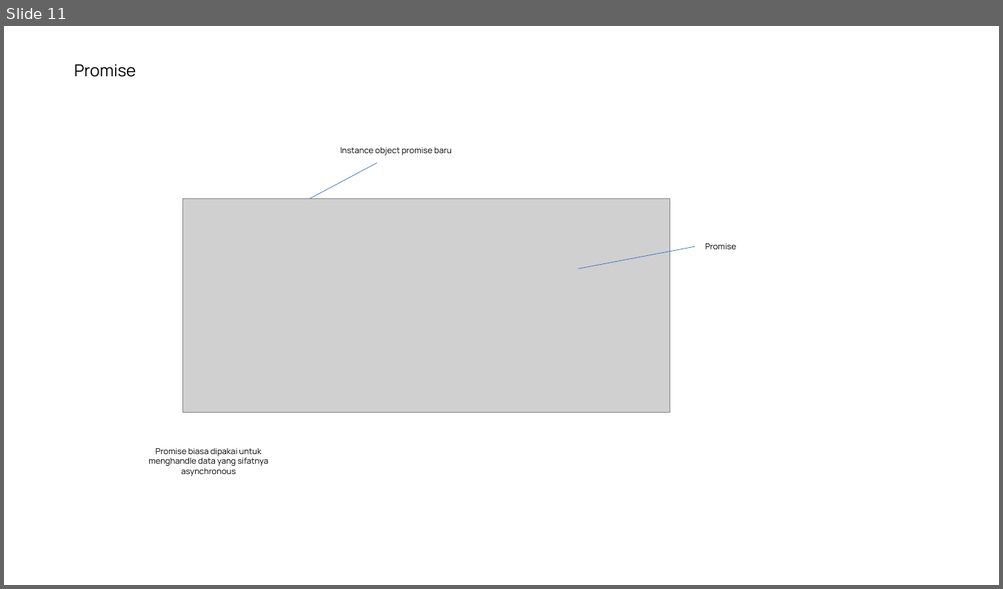
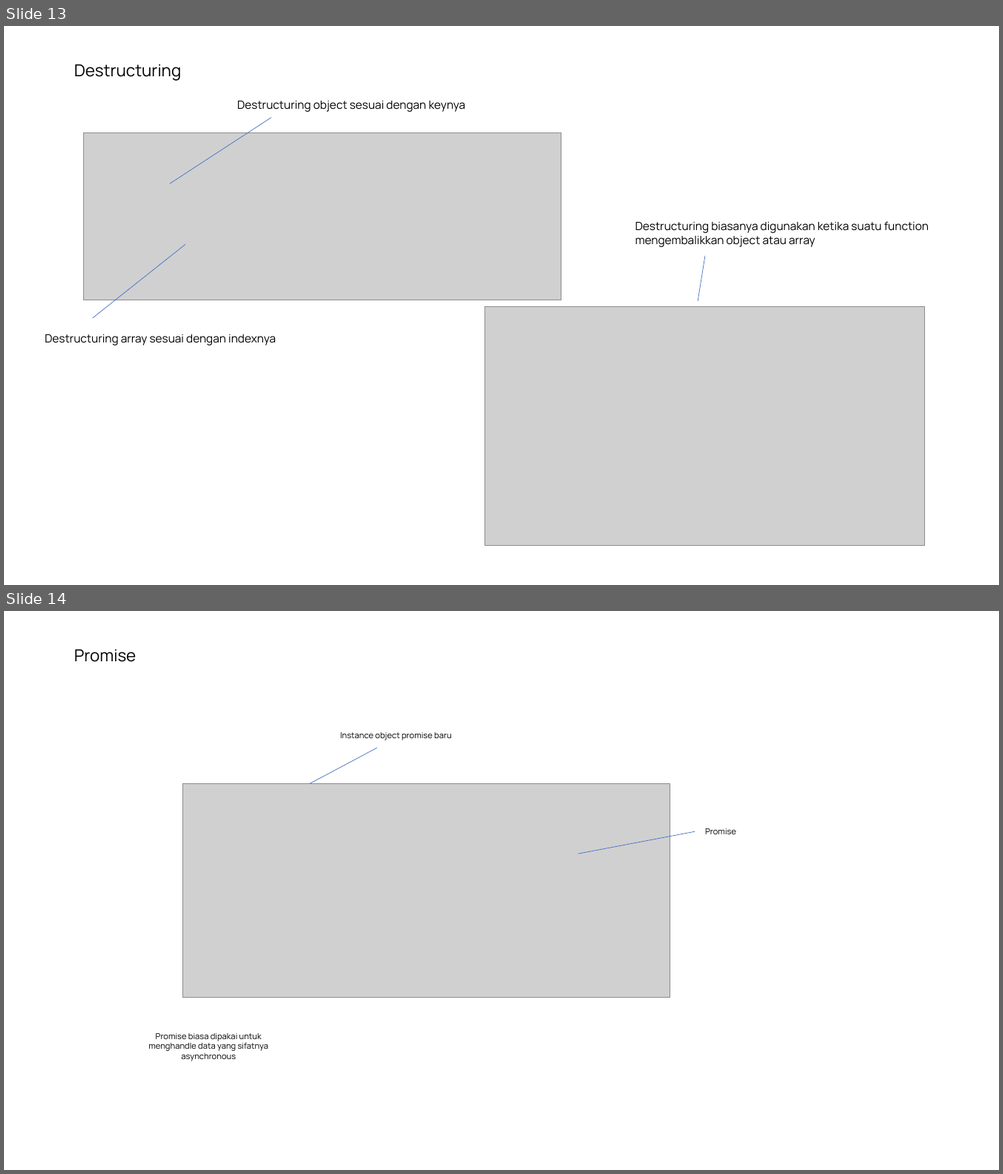
Before and after one commit to saddam-satria/learning-material, a slide deck: march/week-1/meeting-2/PPT.pptx. Shown one above the other, each under a label of ours: slide 11 before the commit, slides 13 and 14 after it. The pictures are 1003x589 and 1003x1174 pixels, drawn with LibreOffice and Linux fonts; fonts in the diff are those of the drawing; grey boxes stand for pictures. Boxes give left, top, right and bottom in pixels: in the first picture for what was removed or moved away, otherwise in the second. Text is boxed around its words. In the diff, an @@ line names an element or a change of style, - is before the commit and + after.

```diff
--- a/march/week-1/meeting-2/PPT.pptx
+++ b/march/week-1/meeting-2/PPT.pptx
@@ slide 13 added at <box>4,26,999,585</box>, background #FFFFFF @@
@@ text added at <box>74,64,181,81</box>, 16 pt, text #000000 @@
+Destructuring
@@ text added at <box>237,101,466,112</box>, 11 pt, text #000000 @@
+Destructuring object sesuai dengan keynya
@@ picture added at <box>84,133,561,301</box> @@
@@ line added from (170, 184) to (271, 118), #4472C4 0.5 pt @@
@@ text added at <box>635,221,928,247</box>, 11 pt, text #000000 @@
+Destructuring biasanya digunakan ketika suatu function mengembalikkan object atau array
@@ line added from (93, 318) to (185, 244), #4472C4 0.5 pt @@
@@ line added from (698, 301) to (705, 256), #4472C4 0.5 pt @@
@@ picture added at <box>485,306,925,546</box> @@
@@ text added at <box>45,335,276,346</box>, 11 pt, text #000000 @@
+Destructuring array sesuai dengan indexnya
@@ what was slide 11 is now slide 14 @@
```
Also in this commit, not shown: 2 other slides added, 3 other files.
